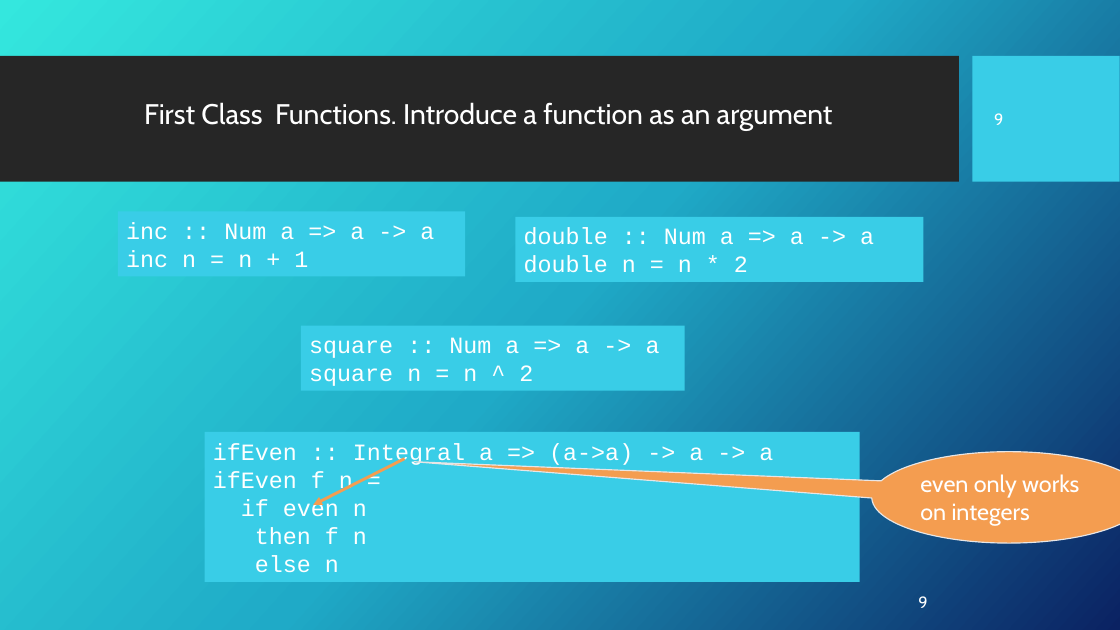
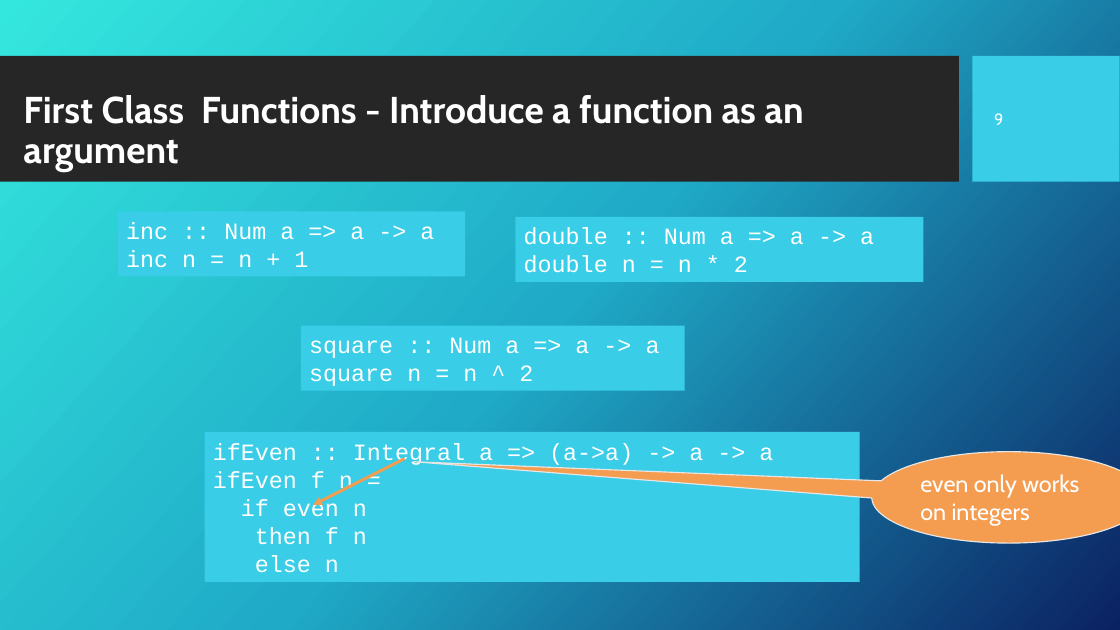
Before and after one commit to Fun-Prog-26/fun-prog-26, a slide deck: slide 10 of topic04-functions-and-lambda-calculus/unit-04a-lectures/wip/talk-3/c-first-class.pptx. Drawn at 1120x630 pixels with LibreOffice and Linux fonts; fonts in the diff are those of the drawing; background and template pictures are left out. Boxes give left, top, right and bottom in pixels: in the first picture for what was removed or moved away, otherwise in the second. Text is boxed around its words. In the diff, an @@ line names an element or a change of style, - is before the commit and + after.

```diff
--- a/topic04-functions-and-lambda-calculus/unit-04a-lectures/wip/talk-3/c-first-class.pptx
+++ b/topic04-functions-and-lambda-calculus/unit-04a-lectures/wip/talk-3/c-first-class.pptx
@@ title at <box>23,95,803,171</box>: text changed; size 24.3 to 32 pt; bold on @@
-First Class Functions. Introduce a function as an argument
+First Class Functions - Introduce a function as an argument
@@ page number removed at <box>918,596,927,608</box> @@
-9
```
Also in this commit, not shown: 26 other slides changed, 1 slide removed, 11 other files.
